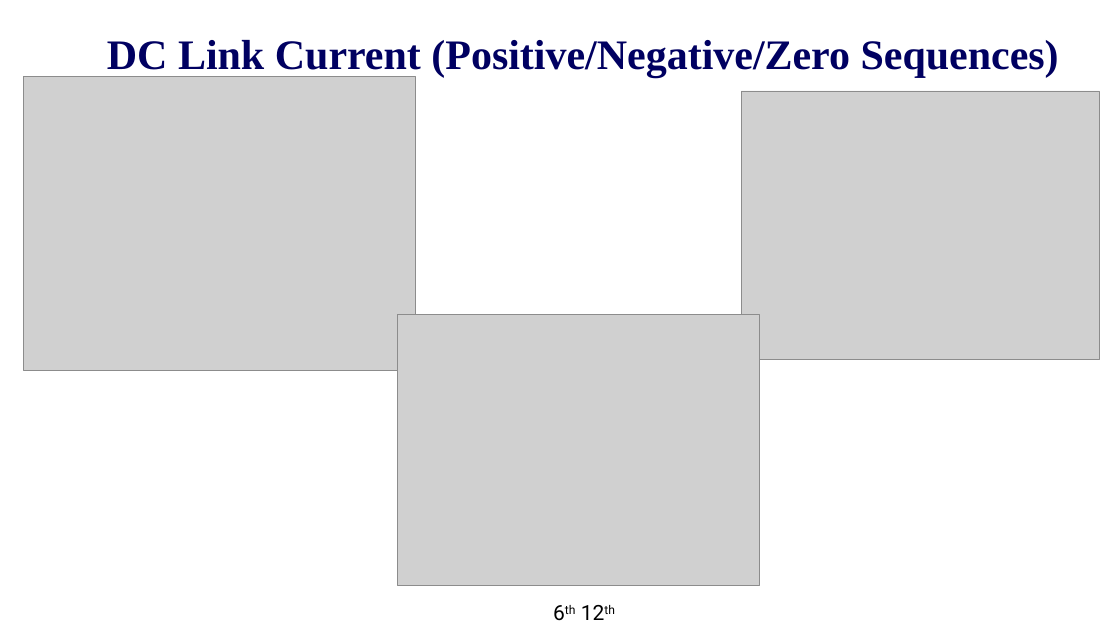
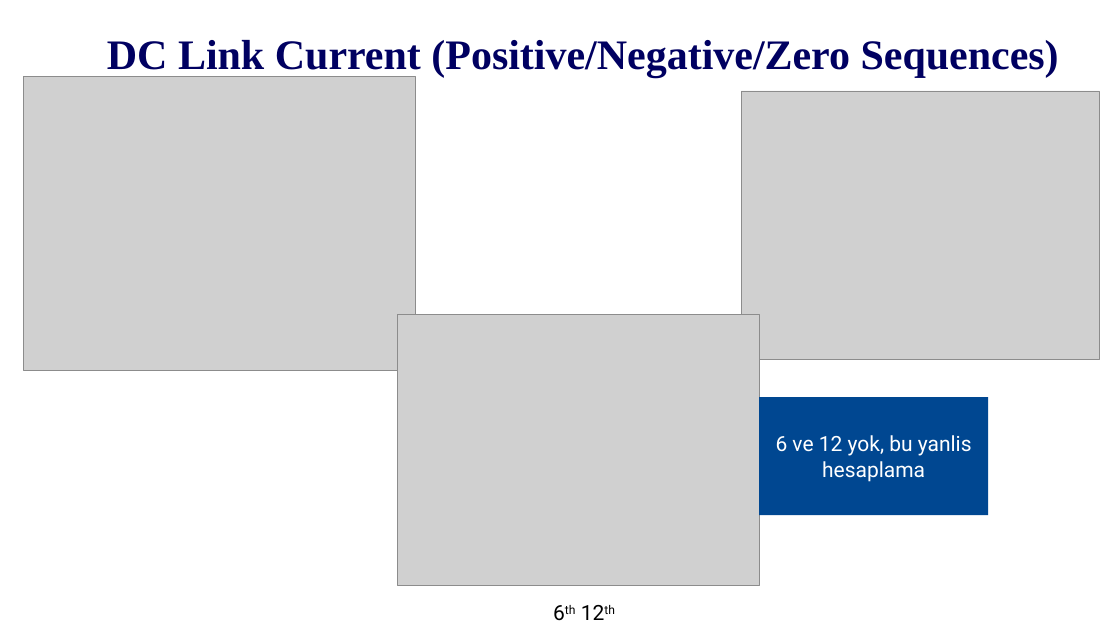
Before and after one commit to EnesAyaz/KTH, a slide deck: slide 8 of Weekly-Reports/HarmonicModellingInverter-Scania-2024.12.17.pptx. Drawn at 1120x630 pixels with LibreOffice and Linux fonts; fonts in the diff are those of the drawing; grey boxes stand for pictures; background and template pictures are left out. Boxes give left, top, right and bottom in pixels: in the first picture for what was removed or moved away, otherwise in the second. Text is boxed around its words. In the diff, an @@ line names an element or a change of style, - is before the commit and + after.

```diff
--- a/Weekly-Reports/HarmonicModellingInverter-Scania-2024.12.17.pptx
+++ b/Weekly-Reports/HarmonicModellingInverter-Scania-2024.12.17.pptx
@@ rectangle added at bbox=[760, 397, 989, 515], fill #004791, 18 pt, text #FFFFFF @@
+6 ve 12 yok, bu yanlis hesaplama
```
Also in this commit, not shown: 1 other slide changed, 55 other files.
